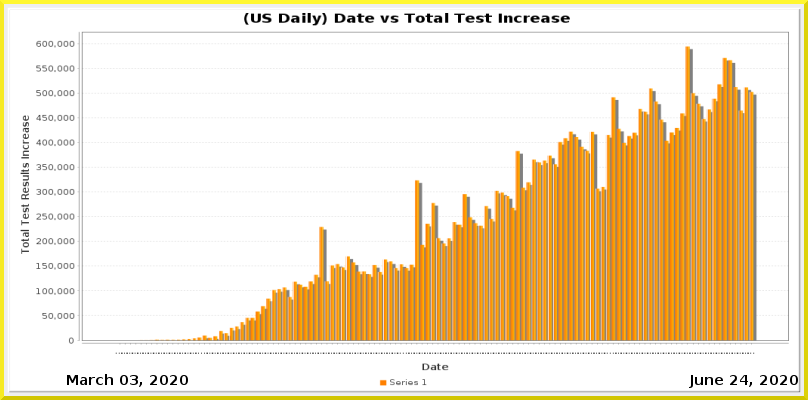
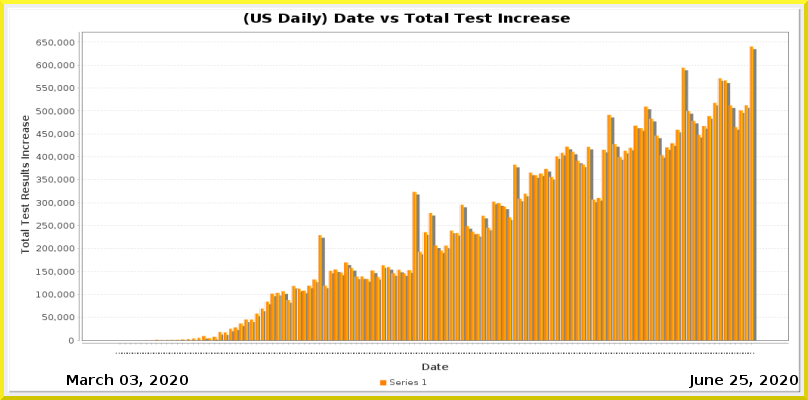
Layers edited between the first and the second 808x400 image:
painted on "Current Date" over [740, 375, 748, 385]
painted on "Date_vs_TestIncrease.png" over [36, 39, 789, 354]
